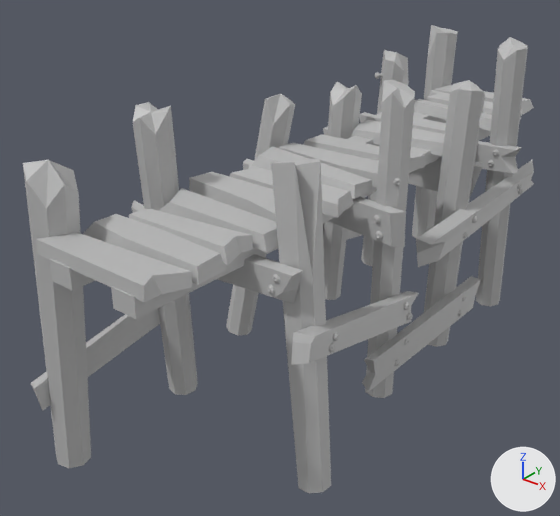
What one commit did to the FBX model Unity Files/Assets/PlunderSail/Meshes/Docks/Pier_001_Dock_001_Straight.fbx.
The view is the same before and after, from a camera (50 mm lens) standing at (10.17, -15.63, 6.07) and looking at (-1.1, -1.55, -2.66). The axes (+X, +Y, +Z) are drawn at lower right. The lights are the same throughout. Where no turn or scale is listed for an object, it has been applied to the vertices.

The scene before the commit, as lines of its bpy script (objects in view):
```python
me_mesh = bpy.data.meshes.new('Mesh')
me_mesh.from_pydata(...)  # 2176 vertices, 2402 faces; spans x -3.1..3.1, y -8.4..8.4, z -4.0..4.0
me_mesh.materials.append(mat_stingraypbs1)  # its picture is missing
# before: 2036 (-1.6, 5.1, 2.9) at pixel (407, 57), 2037 (-1.9, 5.1, 2.9), 2038 (-2.1, 4.9, 2.9), 2039 (-2.1, 4.6, 3.1) at pixel (383, 49), 2040 (-1.9, 4.4, 2.9) at pixel (385, 59)
# before: 2041 (-1.6, 4.4, 2.9) at pixel (394, 61), 2042 (-1.3, 4.6, 2.6) at pixel (404, 71), 2043 (-1.3, 4.9, 2.2) at pixel (408, 82), 2044 (-1.7, 4.8, 3.1) at pixel (397, 52)
# before: 2002 (2.3, -4.6, 3.1) at pixel (320, 161), 2003 (2.1, -4.4, 3.0) at pixel (319, 158), 2004 (1.7, -4.3, 2.9) at pixel (303, 159), 2005 (1.4, -4.6, 2.9) at pixel (284, 161), 2006 (1.4, -5.0, 2.9) at pixel (270, 163)
# before: 2007 (1.7, -5.2, 3.0) at pixel (271, 163), 2008 (2.1, -5.1, 3.1) at pixel (294, 162), 2009 (1.9, -4.8, 2.9) at pixel (295, 165)
ob_pier_001_dock_001_straight = bpy.data.objects.new('Pier_001_Dock_001_Straight', me_mesh)
ob_pier_001_dock_001_straight.location = (0.0, 0.0, -1.57)
```
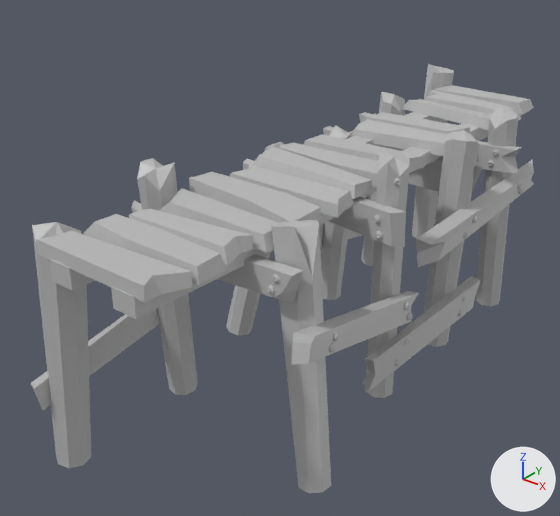
The newer file is also turned or shifted as a whole; pictures and numbers use the older file's frame.

What differs and where, as boxes (x1, y1, x2, y2) in the pictures (560 x 516 px; the box of a moved part takes in the faces that stretch with it):
'Pier_001_Dock_001_Straight', reshaped (8% shorter): before (23, 25, 534, 493); after (31, 64, 534, 493)
part 1 of me_mesh, moved or reshaped (not visible afterwards): before (375, 72, 383, 79)
part 2 of me_mesh, moved or reshaped: before (365, 80, 415, 398); after (365, 148, 410, 398)
part 3 of me_mesh, moved or reshaped: before (323, 82, 362, 300); after (320, 125, 354, 300)
part 4 of me_mesh, moved or reshaped: before (133, 102, 198, 395); after (137, 158, 198, 395)
part 5 of me_mesh, moved or reshaped: before (476, 37, 528, 306); after (476, 105, 519, 306)
part 6 of me_mesh, moved or reshaped: before (23, 160, 91, 468); after (32, 222, 91, 468)
part 7 of me_mesh, moved or reshaped: before (424, 80, 485, 347); after (424, 130, 479, 347)
part 8 of me_mesh, moved or reshaped: before (361, 50, 409, 266); after (361, 92, 405, 266)
part 9 of me_mesh, moved or reshaped: before (226, 94, 295, 335); after (226, 142, 285, 335)
part 10 of me_mesh, moved or reshaped: before (412, 25, 458, 238); after (412, 64, 454, 238)
part 11 of me_mesh, moved or reshaped: before (271, 159, 331, 493); after (271, 220, 331, 493)

What changed in the scene script:
```text
Change me_mesh:
    where me_mesh.from_pydata(...)  # 2176 vertices, 2402 faces; spans x -3.1..3.1, y -8.4..8.4, z -4.0..4.0
    used by ob_pier_001_dock_001_straight; location = (0.0, 0.0, -1.57)
    me_mesh part 1: the loose piece of 50 vertices spanning x -2.2..-1.9, y 4.3..4.6, z 2.3..2.5 is moved by (0.0, 0.0, -1.2)
    me_mesh part 2: the loose piece of 17 vertices spanning x 1.6..2.3, y -1.8..-1.0, z -3.9..3.9 is scaled about its middle by (1, 1, 0.801), then moved by (0.0, 0.0, -0.8)
    me_mesh part 3: the loose piece of 17 vertices spanning x -2.3..-1.2, y 1.6..2.5, z -3.9..2.7 is scaled about its middle by (1, 1, 0.804), then moved by (0.0, 0.0, -0.6)
    me_mesh part 4: the loose piece of 17 vertices spanning x -2.3..-1.5, y -5.2..-4.0, z -3.9..3.4 is scaled about its middle by (1, 1, 0.826), then moved by (0.0, 0.0, -0.6)
    me_mesh part 5: the loose piece of 17 vertices spanning x 1.6..2.4, y 3.9..5.0, z -3.9..4.0 is scaled about its middle by (1, 1, 0.761), then moved by (0.0, 0.0, -0.9)
    me_mesh part 6: the loose piece of 17 vertices spanning x -2.4..-1.2, y -8.2..-7.1, z -3.9..3.0 is scaled about its middle by (1, 1, 0.812), then moved by (0.0, 0.0, -0.7)
    me_mesh part 7: all 21 vertices in x 1.5..2.4, y 1.5..2.4, z 1.9..3.3 are moved by (0.0, 0.0, -1.2)
    me_mesh part 8
    add for i in [*range(2036, 2045)]: me_mesh.vertices[i].co += Vector((0.0, 0.0, -1.2))
    me_mesh part 9: all 9 vertices in x -2.0..-1.3, y -1.2..-0.5, z 2.2..2.9 are moved by (0.0, 0.0, -1.2)
    me_mesh part 10: all 9 vertices in x -2.1..-1.2, y 7.1..8.0, z 2.4..3.5 are moved by (0.0, 0.0, -1.2)
    me_mesh part 11
    add for i in [*range(2002, 2010)]: me_mesh.vertices[i].co += Vector((0.0, 0.0, -1.2))
```
